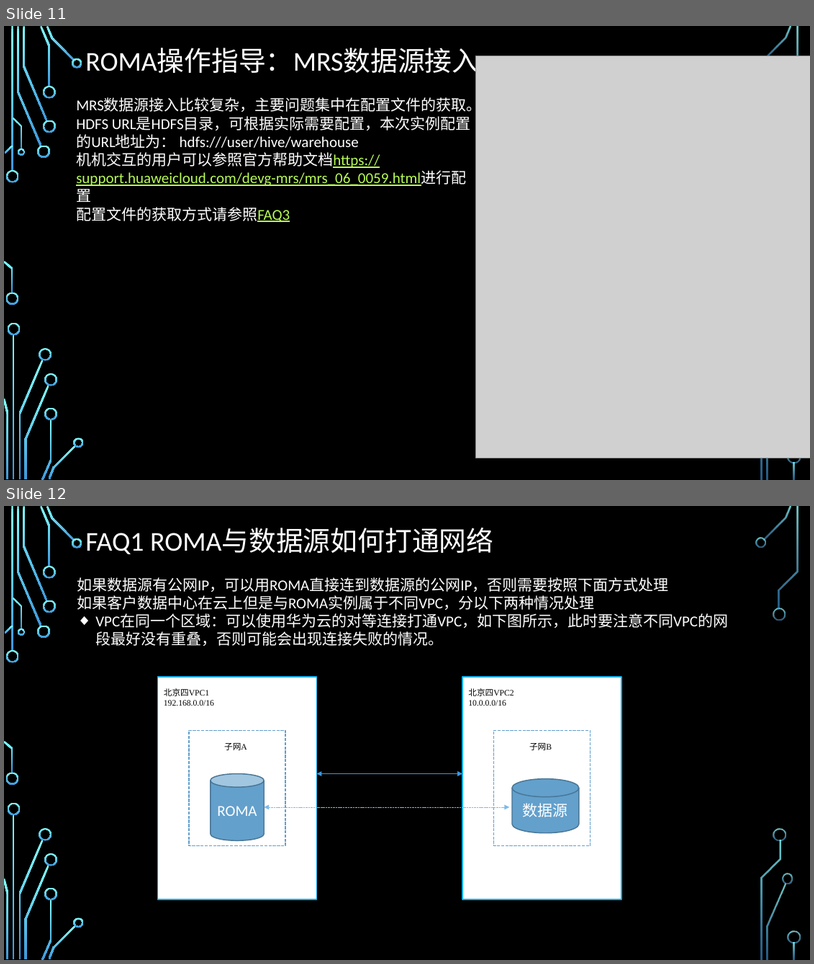
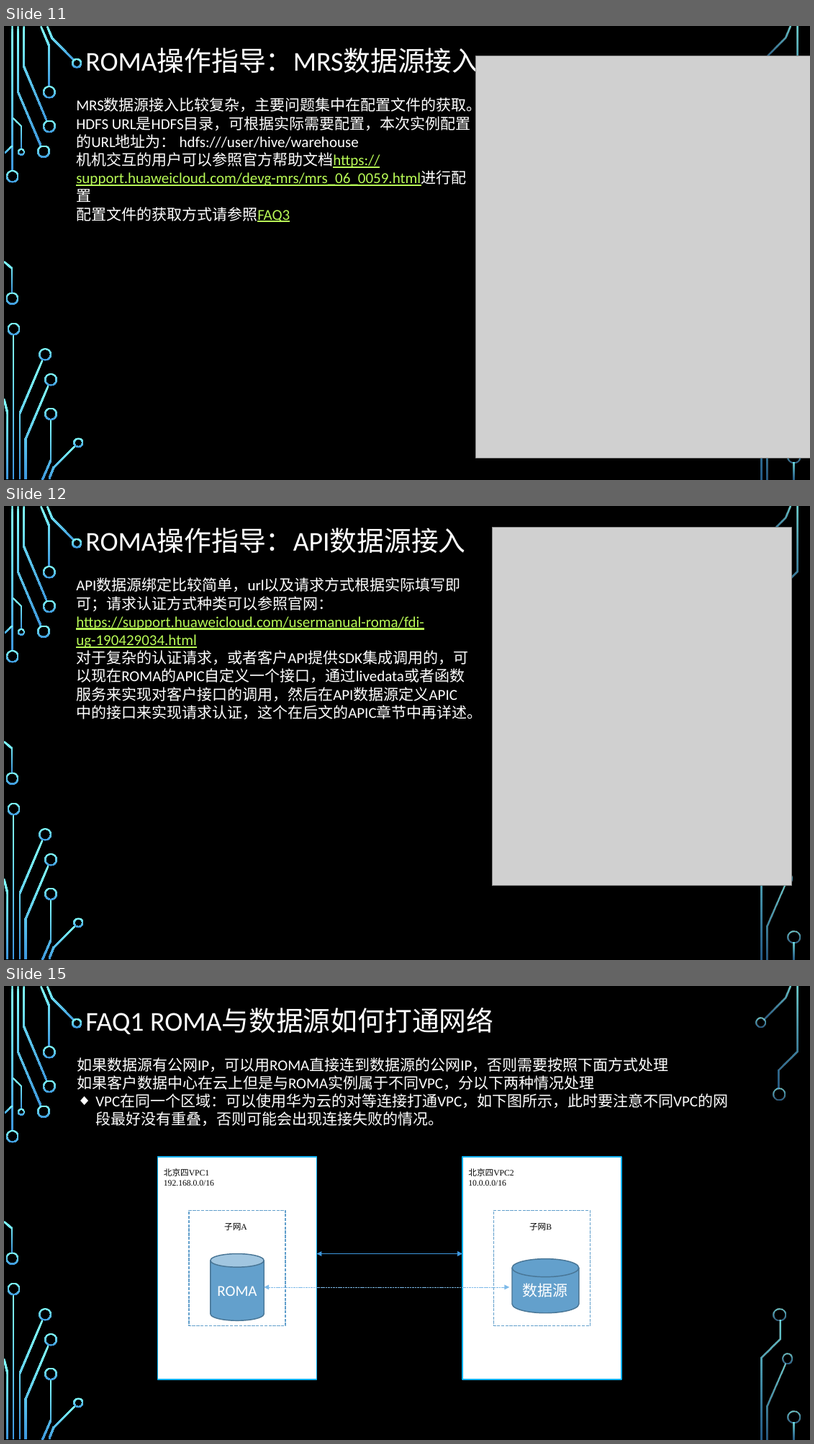
Before and after one commit to zhaoxukl1314/roma, a slide deck: ROMA使用手册.pptx. Shown one above the other, each under a label of ours: slides 11 and 12 before the commit, slides 11, 12 and 15 after it; the slides between them are not shown. The pictures are 814x964 and 814x1444 pixels, drawn with LibreOffice and Linux fonts; fonts in the diff are those of the drawing; grey boxes stand for pictures; background and template pictures are left out. Boxes give left, top, right and bottom in pixels: in the first picture for what was removed or moved away, otherwise in the second. Text is boxed around its words. In the diff, an @@ line names an element or a change of style, - is before the commit and + after.

```diff
--- a/ROMA使用手册.pptx
+++ b/ROMA使用手册.pptx
@@ slide 12 added at [4,506,810,960], background picture (left out); not listed: 33 template elements that a slide beside it also shows @@
@@ title added at [85,528,466,553], 32.4 pt, text #FFFFFF @@
+ROMA操作指导：API数据源接入
@@ picture added at [492,528,792,886] @@
@@ text added at [76,578,482,719], 18 pt, text #FFFFFF @@
+API数据源绑定比较简单，url以及请求方式根据实际填写即可；请求认证方式种类可以参照官网：
+https://support.huaweicloud.com/usermanual-roma/fdi-ug-190429034.html
+对于复杂的认证请求，或者客户API提供SDK集成调用的，可以现在ROMA的APIC自定义一个接口，通过livedata或者函数服务来实现对客户接口的调用，然后在API数据源定义APIC中的接口来实现请求认证，这个在后文的APIC章节中再详述。
@@ what was slide 12 is now slide 15 @@
```
Also in this commit, not shown: 1 slide changed, 2 other slides added.
